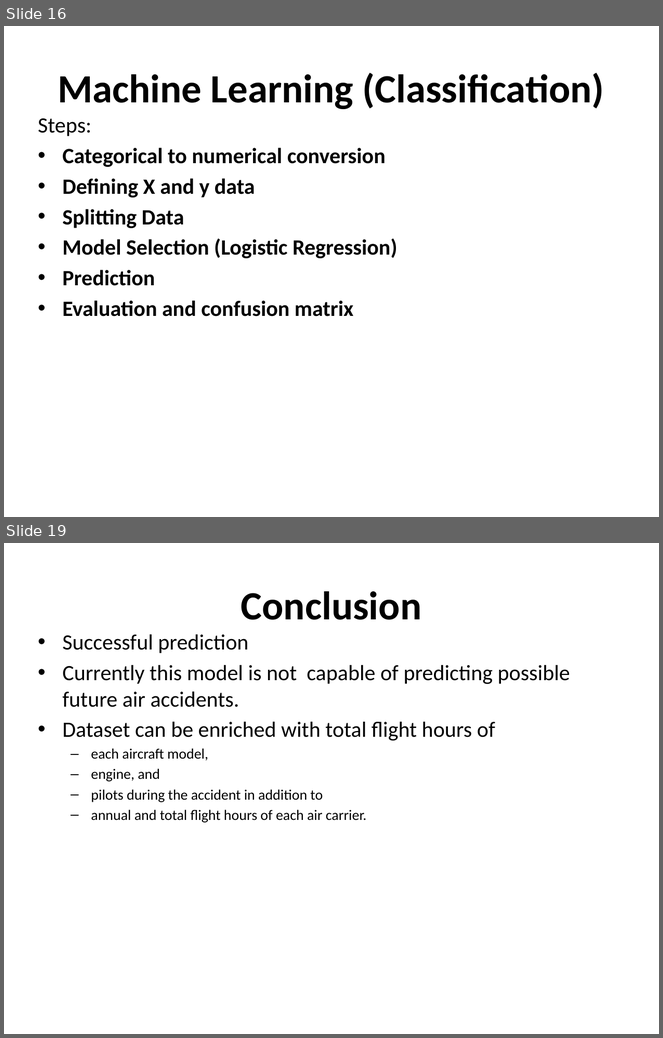
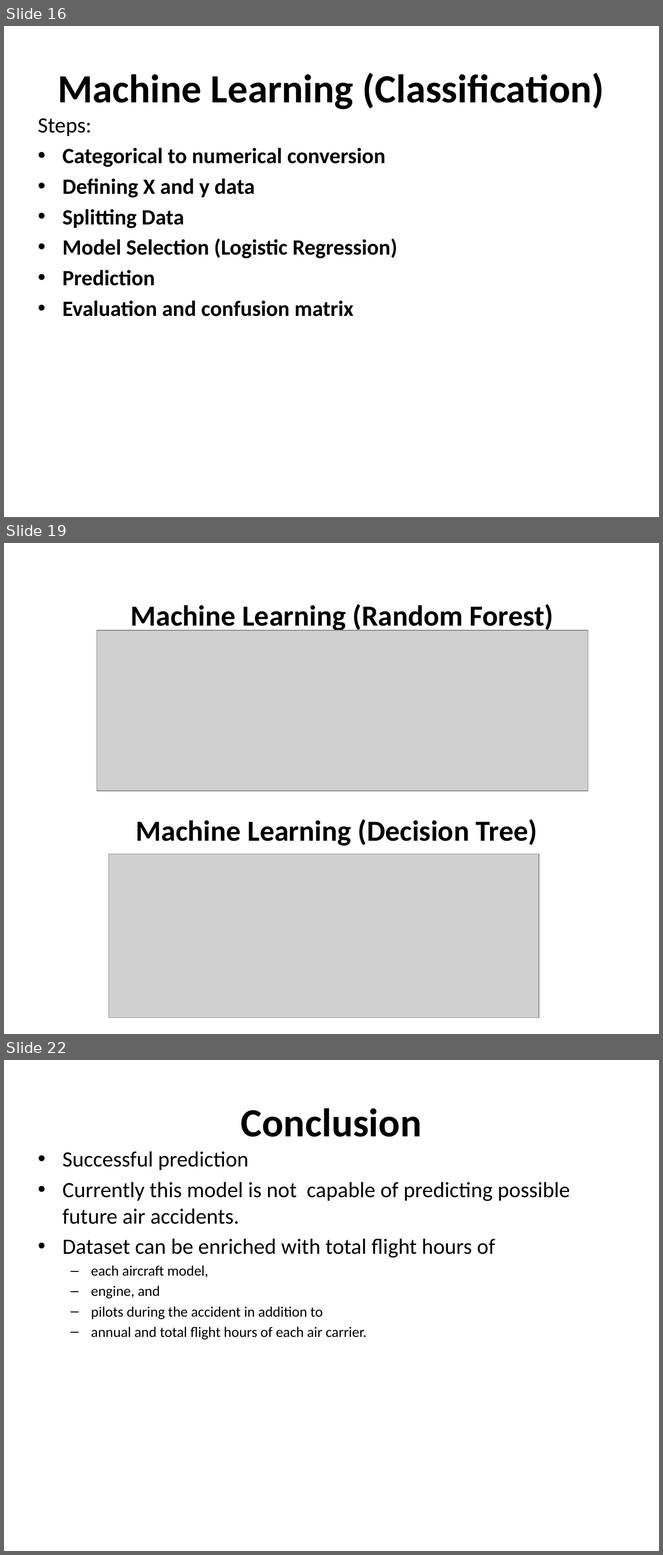
Before and after one commit to aygunduzx/Capstone_Project_1, a slide deck: CS-1.pptx. Shown one above the other, each under a label of ours: slides 16 and 19 before the commit, slides 16, 19 and 22 after it; the slides between them are not shown. The pictures are 663x1038 and 663x1555 pixels, drawn with LibreOffice and Linux fonts; fonts in the diff are those of the drawing; grey boxes stand for pictures. Boxes give left, top, right and bottom in pixels: in the first picture for what was removed or moved away, otherwise in the second. Text is boxed around its words. In the diff, an @@ line names an element or a change of style, - is before the commit and + after.

```diff
--- a/CS-1.pptx
+++ b/CS-1.pptx
@@ slide 19 added at (x1=4, y1=543, x2=659, y2=1034), background #FFFFFF @@
@@ text added at (x1=131, y1=604, x2=554, y2=633), 32 pt, text #000000, bold @@
+Machine Learning (Random Forest)
@@ picture added at (x1=97, y1=630, x2=588, y2=791) @@
@@ text added at (x1=136, y1=819, x2=538, y2=846), 32 pt, text #000000, bold @@
+Machine Learning (Decision Tree)
@@ picture added at (x1=109, y1=854, x2=539, y2=1018) @@
@@ what was slide 19 is now slide 22 @@
```
Also in this commit, not shown: 2 slides changed, 2 other slides added.
